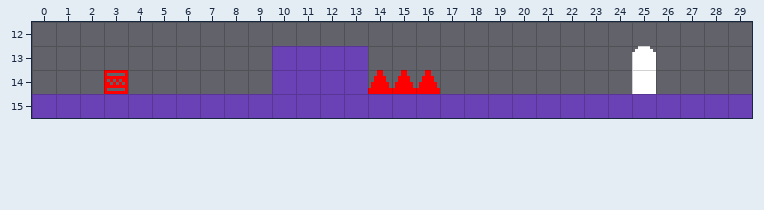
Tiled map (JSON) -- public/assets/data/levels/level01.tmj. Above, as it was before the edit.
Cells are 8x8 px. Shown: x 0..29, y 12..15.
The same view after the edit:
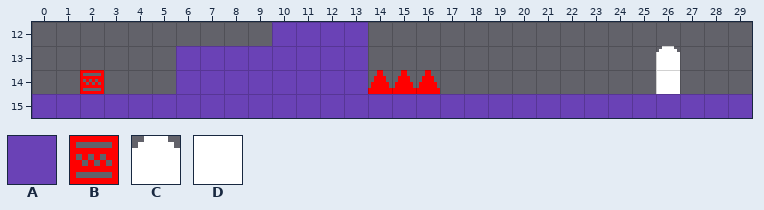
Key: from "walk-louder-tile-sheet": A 41, B 98, C 355, D 375.
_ is an empty cell.
Objects are placed by their top-left corner, in cells (3,4 is the top-left corner of cell 3,4); size is 1x1 cell unless given.
Diff:
Layer "Tile Layer 1":
The edit adds tile A in row 12 at x 10 to 13; in rows 13 to 14 at x 6 to 9.
Layer "Spawn":
A new object: B at 2,14.
Object B "spawn" at 3,14 is removed.
Layer "Interactables":
A new object: C at 26,13.
A new object: D at 26,14.
Object C at 25,13 is removed.
Object D at 25,14 is removed.
Boxes around the changes in both pictures, in picture pixels (x1, y1, x2, y2):
added: (176, 22, 368, 94)
changed: (632, 46, 680, 94)
changed: (80, 70, 128, 94)
